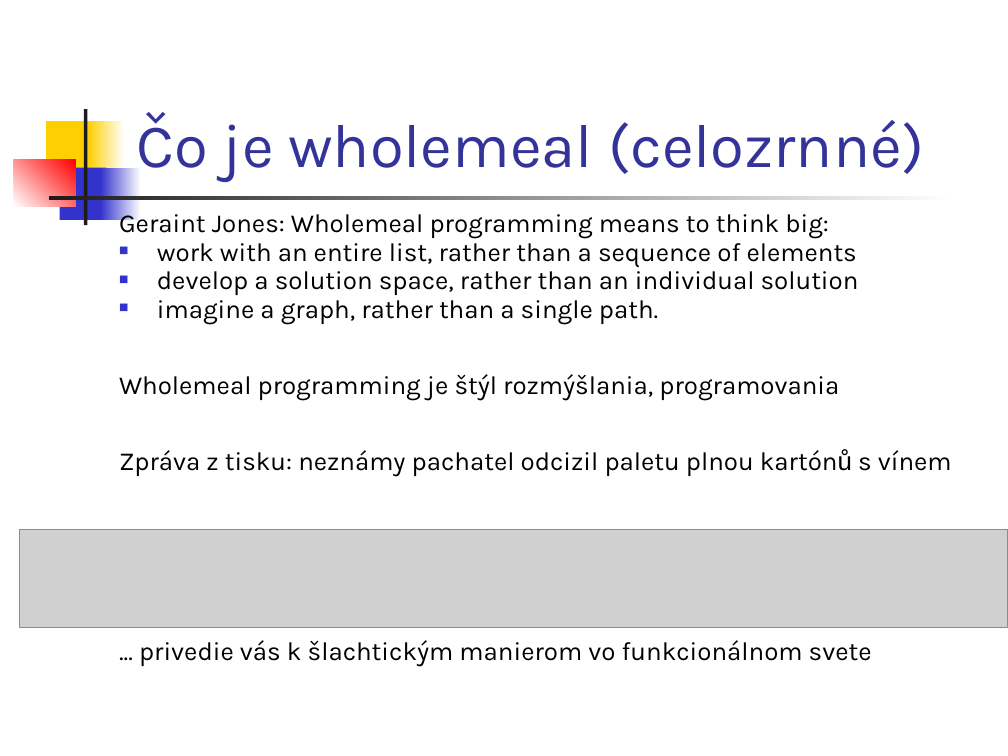
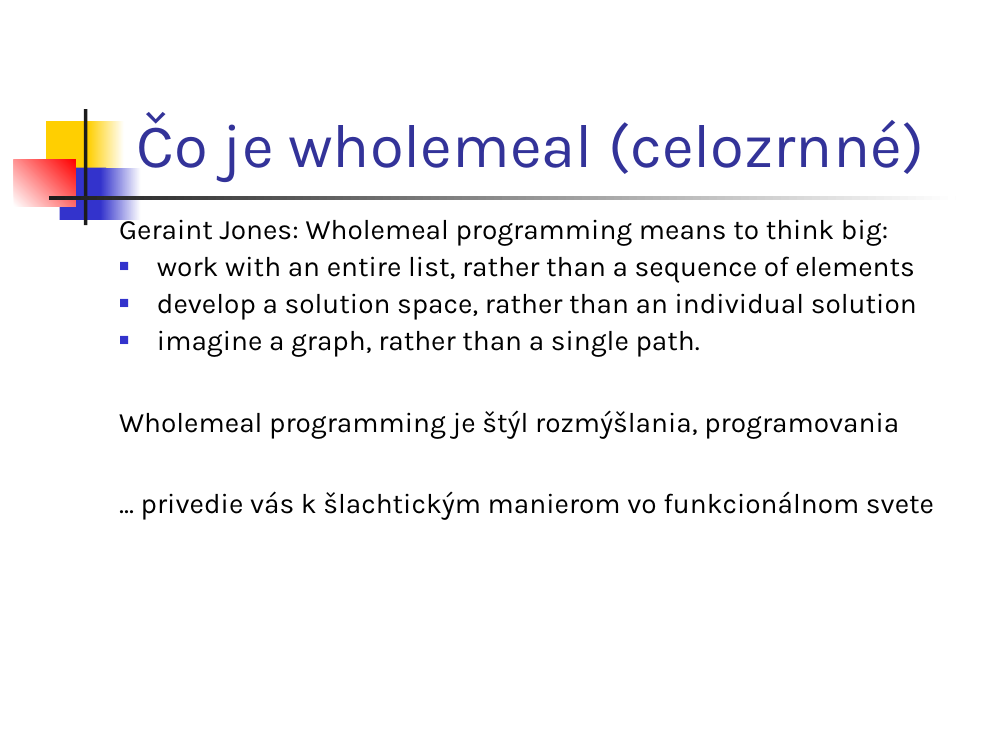
Before and after one commit to Funkcionalne/Prednasky, a slide deck: slide 2 of 03/03_fpro.ppt. Drawn at 1008x756 pixels with LibreOffice and Linux fonts; fonts in the diff are those of the drawing; grey boxes stand for pictures. Boxes give left, top, right and bottom in pixels: in the first picture for what was removed or moved away, otherwise in the second. Text is boxed around its words. In the diff, an @@ line names an element or a change of style, - is before the commit and + after.

```diff
--- a/03/03_fpro.ppt
+++ b/03/03_fpro.ppt
@@ text "Geraint Jones: Wholemeal programming means ..." at box(119, 213, 934, 520): size 18.5 to 20 pt; line spacing 0.7 to 0.9 @@
@@ text at box(119, 449, 952, 477): paragraph removed @@
-Zpráva z tisku: neznámy pachatel odcizil paletu plnou kartónů s vínem
@@ picture removed at box(20, 529, 1008, 628) @@
```
Also in this commit, not shown: 3 other slides changed, 3 slides added, 7 other files.
